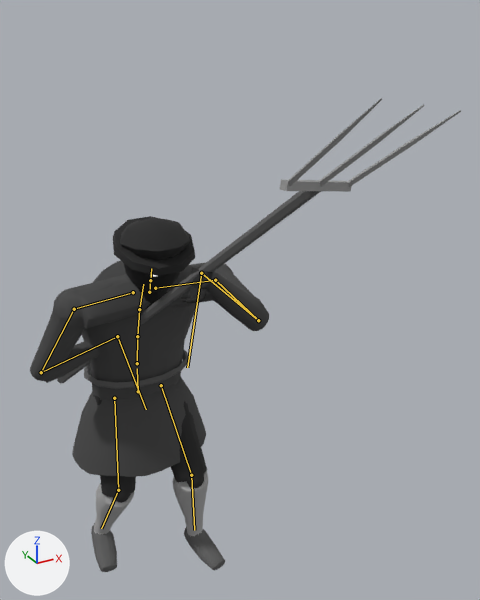
Two versions of the FBX model animation/fbx/SK_Char_peasant.fbx, one commit apart.
Rendered twice from a camera (50 mm lens) standing at (-0.71, -2.1, 2.1) and looking at (0.28, -0.3, 1.2). Lighting does not change. The marker at lower left points along +X, +Y and +Z. The older version comes first. The bones that change, and the others that lie on the model, are drawn over the model as lines.

Objects in the first picture: 'Body'.
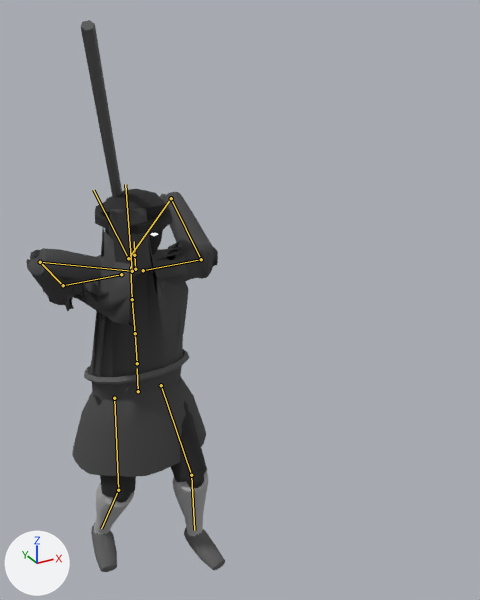
The newer file adds an action. The first version stands in its rest pose; the second is drawn at frame 15 of the action 'Rig|Chop'.

Boxes (x1, y1, x2, y2) around the edits, measured in the pictures (480 x 600 px):
'Body', posed (54% narrower, 16% taller): before (30, 98, 461, 572); after (27, 20, 225, 572)
bone 'Spine', root to tip: before (137, 363) to (137, 336); after (137, 363) to (135, 333)
bone 'Spine1', root to tip: before (137, 336) to (139, 309); after (135, 333) to (132, 299)
bone 'Head', root to tip: before (150, 280) to (151, 268); after (134, 255) to (134, 241)
bone 'UpperArm.L', root to tip: before (215, 280) to (258, 320); after (201, 259) to (171, 198)
bone 'Forearm.L', root to tip: before (258, 320) to (201, 273); after (171, 198) to (128, 258)
bone 'UpperArm.R', root to tip: before (74, 309) to (41, 372); after (63, 285) to (40, 262)
bone 'Forearm.R', root to tip: before (41, 372) to (117, 336); after (40, 262) to (132, 271)

Diff of the bpy script that builds the scene:
```diff
--- a/animation/fbx/SK_Char_peasant.fbx.py
+++ b/animation/fbx/SK_Char_peasant.fbx.py
@@ bone_spine @@
 bone_spine = bpy.data.objects['Rig'].pose.bones['Spine']  # child of 'Hips'
-bone_spine.rotation_quaternion = (1.0, 0.0, 0.0, 0.0)  # degrees (0, 0, 0)
+bone_spine.rotation_quaternion = (0.996, -0.087, 0.0, 0.0)  # degrees (-10, 0, 0)
@@ bone_spine1 @@
 bone_spine1 = bpy.data.objects['Rig'].pose.bones['Spine1']  # child of 'Spine'
-bone_spine1.rotation_quaternion = (1.0, 0.0, 0.0, 0.0)  # degrees (0, 0, 0)
+bone_spine1.rotation_quaternion = (0.995, -0.104, 0.0, 0.0)  # degrees (-12, 0, 0)
@@ bone_head @@
 bone_head = bpy.data.objects['Rig'].pose.bones['Head']  # child of 'Neck'
-bone_head.rotation_quaternion = (1.0, 0.0, 0.0, 0.0)  # degrees (0, 0, 0)
+bone_head.rotation_quaternion = (0.998, 0.07, 0.0, 0.0)  # degrees (8, 0, 0)
@@ bone_upperarm_l @@
 bone_upperarm_l = bpy.data.objects['Rig'].pose.bones['UpperArm.L']  # child of 'Shoulder.L'
-bone_upperarm_l.rotation_quaternion = (1.0, 0.0, 0.0, 0.0)  # degrees (0, 0, 0)
+bone_upperarm_l.rotation_quaternion = (0.425, -0.899, 0.005, 0.105)  # degrees (-129, 11, 5)
@@ bone_forearm_l @@
 bone_forearm_l = bpy.data.objects['Rig'].pose.bones['Forearm.L']  # child of 'UpperArm.L'
-bone_forearm_l.rotation_quaternion = (1.0, 0.0, 0.0, 0.0)  # degrees (0, 0, 0)
+bone_forearm_l.rotation_quaternion = (0.94, -0.168, 0.239, -0.176)  # degrees (-26, 23, -27)
@@ bone_upperarm_r @@
 bone_upperarm_r = bpy.data.objects['Rig'].pose.bones['UpperArm.R']  # child of 'Shoulder.R'
-bone_upperarm_r.rotation_quaternion = (1.0, 0.0, 0.0, 0.0)  # degrees (0, 0, 0)
+bone_upperarm_r.rotation_quaternion = (0.425, -0.822, 0.322, 0.2)  # degrees (-134, 37, -27)
@@ bone_forearm_r @@
 bone_forearm_r = bpy.data.objects['Rig'].pose.bones['Forearm.R']  # child of 'UpperArm.R'
-bone_forearm_r.rotation_quaternion = (1.0, 0.0, 0.0, 0.0)  # degrees (0, 0, 0)
+bone_forearm_r.rotation_quaternion = (0.94, -0.006, -0.328, 0.096)  # degrees (-5, -38, 13)
```
